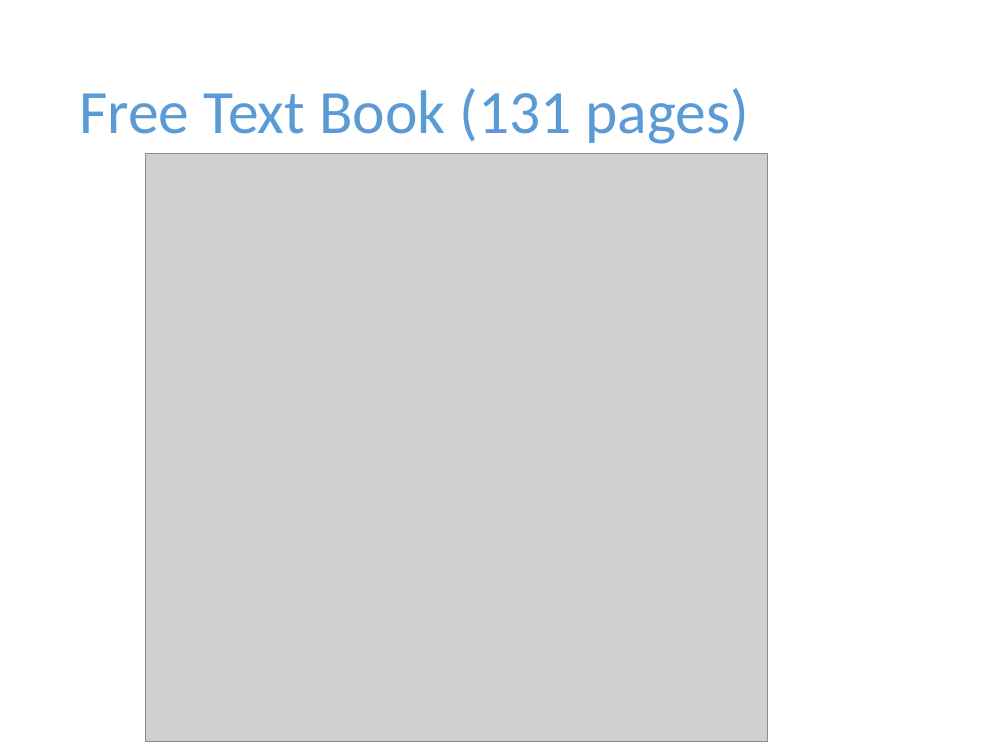
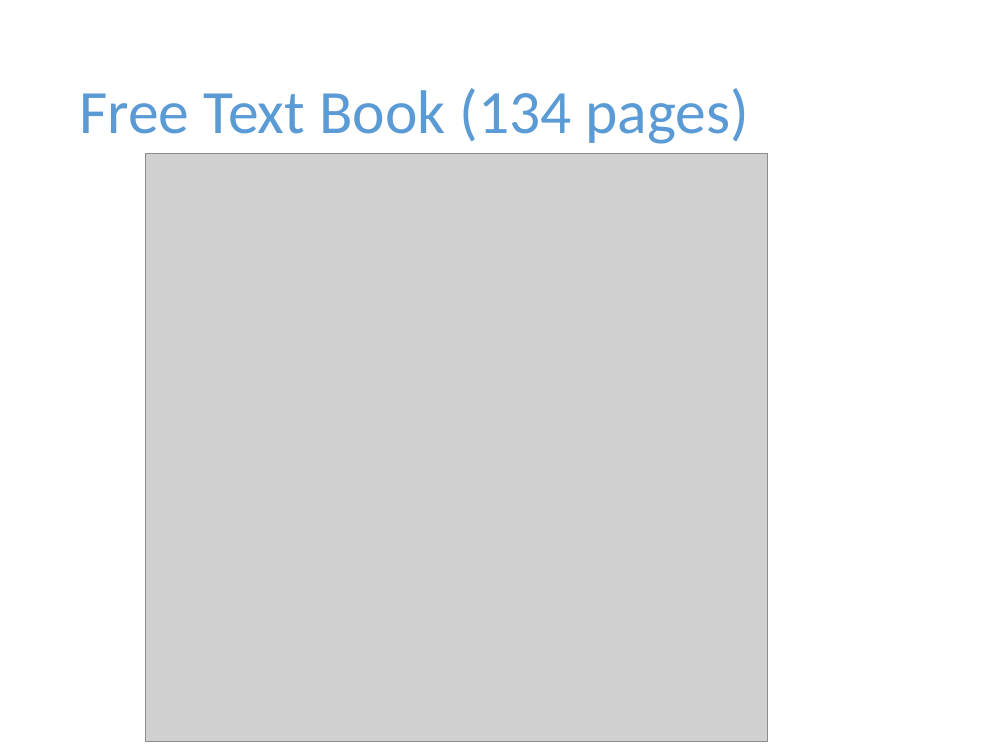
Before and after one commit to harmonylang/harmony, a slide deck: slide 11 of Harmony.pptx. Drawn at 1008x756 pixels with LibreOffice and Linux fonts; fonts in the diff are those of the drawing; grey boxes stand for pictures. Boxes give left, top, right and bottom in pixels: in the first picture for what was removed or moved away, otherwise in the second. Text is boxed around its words. In the diff, an @@ line names an element or a change of style, - is before the commit and + after.

```diff
--- a/Harmony.pptx
+++ b/Harmony.pptx
@@ title at (x1=79, y1=88, x2=750, y2=144): text changed @@
-Free Text Book (131 pages)
+Free Text Book (134 pages)
```
Also in this commit, not shown: 1 other slide changed.
